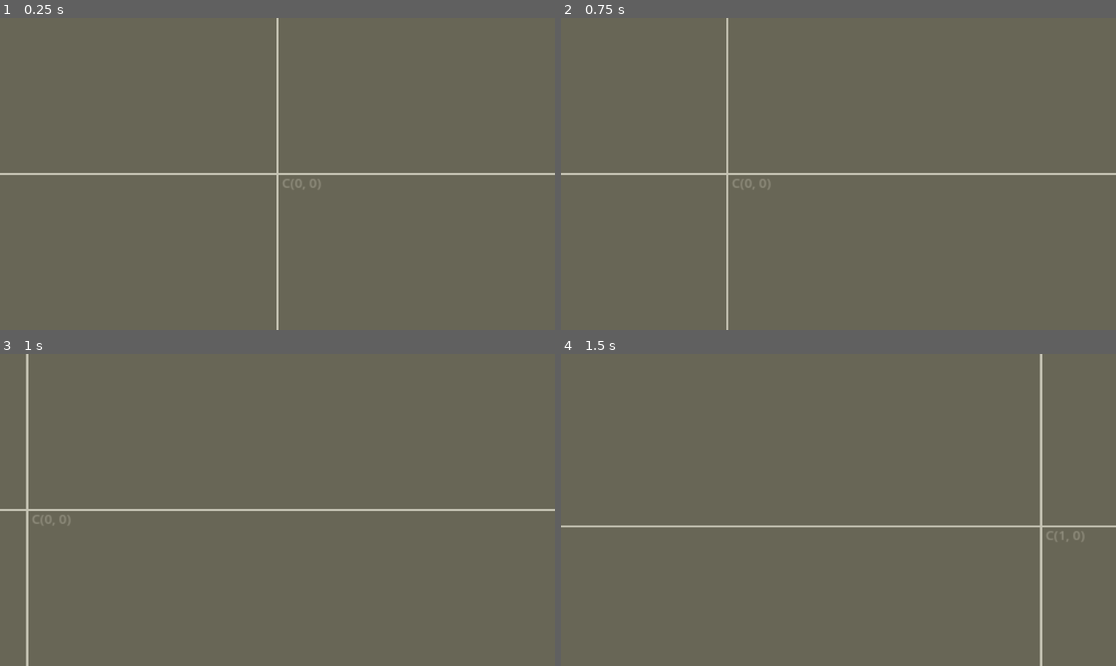
Above: before the commit, frames 1-4 (two rows, left to right).
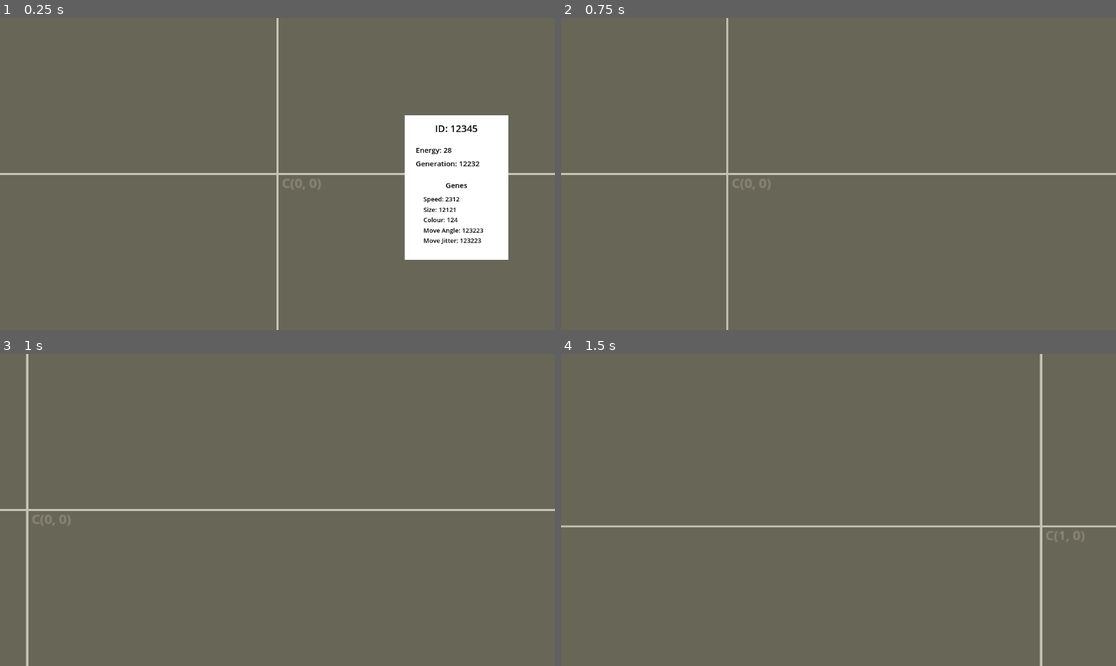
Above: after the commit, the same moments.

Repository: MadAvidCoder/Mutaterra
Game: Godot game, scene res://main.tscn
Two runs of this game, one before a commit and one after it. Both use one fixed random seed, a clock stepped at 60 frames per second and the inputs below.
Inputs (mouse positions are in pixels of both pictures, inside the frame that each line leads up to):
- Up to frame 1 (0.25 s): no input
- Up to frame 2 (0.75 s): tap Enter at 0.5 s; move the mouse to (960, 158) at 0.52 s; hold Right (ui_right) from 0.53 s (still down); click (960, 158) at 0.67 s
- Up to frame 3 (1 s): keep holding Right (ui_right)
- Up to frame 4 (1.5 s): release Right (ui_right) at 1.25 s; drag from (727, 525) to (810, 572) at 1.27 s

The runs differ from the first frame. In frame 1, 8.6% of the frame differs, in the area x 72-92%, y 31-78%; in frame 2, nothing differs; in frame 3, nothing differs; in frame 4, nothing differs.

Commit message:
Add stats popup
Added a stats popup that shows a creature's statistics and genes when you click it

Diff:
--- a/project/creature.gd
+++ b/project/creature.gd
@@ -11,6 +11,8 @@
 var authoritative_pos: Vector2
 var update_timer = 0.0
 var interp_duration = 0.82
+var id = -1
+var generation = 0
 
 const REPRODUCTION_ENERGY_COST = 50
 const REPRODUCTION_COOLDOWN_TIME = 10.0
@@ -100,6 +102,10 @@
 	if energy <= 0:
 		queue_free()
 
+func _input_event(viewport, event, shape_idx):
+	if event is InputEventMouseButton and event.button_index == MOUSE_BUTTON_LEFT and event.pressed:
+		$"../../StatsPopup".set_creature_data(self)
+
 func _pick_new_direction():
 	direction_timer = CHANGE_INTERVAL
 	var nearest_mate
@@ -130,6 +136,9 @@
 	scale = Vector2.ONE * data["genes"].get("size", 1.0)
 	genes = data["genes"]
 
+	id = data["id"] if data.has("id") else -1
+	generation = data["generation"] if data.has("generation") else 0
+
 	speed = genes.get("speed", 10.0)
 	if speed <= 1:
 		speed *= 30
--- a/project/creature.tscn
+++ b/project/creature.tscn
@@ -1,12 +1,18 @@
-[gd_scene load_steps=2 format=3 uid="uid://cgk2t7fsff6wa"]
+[gd_scene load_steps=3 format=3 uid="uid://cgk2t7fsff6wa"]
 
 [ext_resource type="Script" uid="uid://djheqtdtrn463" path="res://creature.gd" id="1_fd6ru"]
 
-[node name="Creature" type="Node2D"]
+[sub_resource type="RectangleShape2D" id="RectangleShape2D_fd6ru"]
+size = Vector2(12, 12)
+
+[node name="Creature" type="Area2D"]
 script = ExtResource("1_fd6ru")
 
 [node name="ColorRect" type="ColorRect" parent="."]
-offset_right = 40.0
-offset_bottom = 40.0
-scale = Vector2(0.373689, 0.373689)
+offset_right = 12.0
+offset_bottom = 12.0
 mouse_filter = 2
+
+[node name="CollisionShape2D" type="CollisionShape2D" parent="."]
+position = Vector2(6, 6)
+shape = SubResource("RectangleShape2D_fd6ru")
--- a/project/main.tscn
+++ b/project/main.tscn
@@ -1,7 +1,8 @@
-[gd_scene load_steps=6 format=3 uid="uid://dvnr76njis8yh"]
+[gd_scene load_steps=7 format=3 uid="uid://dvnr76njis8yh"]
 
 [ext_resource type="Script" uid="uid://d38tmj07vb85n" path="res://main.gd" id="1_ig7tw"]
 [ext_resource type="Script" uid="uid://dmqbukp8bq4jx" path="res://http_request.gd" id="2_0xm2m"]
+[ext_resource type="Script" uid="uid://chltpkkicx4aa" path="res://stats_popup.gd" id="2_7mycd"]
 [ext_resource type="PackedScene" uid="uid://cgk2t7fsff6wa" path="res://creature.tscn" id="3_1bvp3"]
 [ext_resource type="Script" uid="uid://pbt1o87sonu2" path="res://grid_overlay.gd" id="3_h2yge"]
 [ext_resource type="Script" uid="uid://e465oiro0eod" path="res://terrain_overlay.gd" id="4_lquwl"]
@@ -9,6 +10,156 @@
 [node name="Node2D" type="Node2D"]
 scale = Vector2(2.30865, 2.04262)
 script = ExtResource("1_ig7tw")
+
+[node name="StatsPopup" type="CanvasLayer" parent="."]
+offset = Vector2(576, 324)
+transform = Transform2D(1, 0, 0, 1, 576, 324)
+script = ExtResource("2_7mycd")
+
+[node name="ColorRect" type="ColorRect" parent="StatsPopup"]
+offset_left = 264.0
+offset_top = -122.5
+offset_right = 479.0
+offset_bottom = 177.5
+mouse_filter = 2
+
+[node name="ID" type="Label" parent="StatsPopup/ColorRect"]
+layout_mode = 1
+anchors_preset = 5
+anchor_left = 0.5
+anchor_right = 0.5
+offset_left = -93.0
+offset_top = 13.0
+offset_right = 93.0
+offset_bottom = 41.0
+grow_horizontal = 2
+theme_override_colors/font_color = Color(0, 0, 0, 1)
+theme_override_font_sizes/font_size = 20
+text = "ID: 12345"
+horizontal_alignment = 1
+
+[node name="Energy" type="Label" parent="StatsPopup/ColorRect"]
+layout_mode = 1
+anchors_preset = 5
+anchor_left = 0.5
+anchor_right = 0.5
+offset_left = -84.5
+offset_top = 61.0
+offset_right = 41.5
+offset_bottom = 89.0
+grow_horizontal = 2
+theme_override_colors/font_color = Color(0, 0, 0, 1)
+theme_override_font_sizes/font_size = 15
+text = "Energy: 28"
+
+[node name="Generation" type="Label" parent="StatsPopup/ColorRect"]
+layout_mode = 1
+anchors_preset = 5
+anchor_left = 0.5
+anchor_right = 0.5
+offset_left = -84.5
+offset_top = 89.0
+offset_right = 70.5
+offset_bottom = 117.0
+grow_horizontal = 2
+theme_override_colors/font_color = Color(0, 0, 0, 1)
+theme_override_font_sizes/font_size = 15
+text = "Generation: 12232"
+
+[node name="GeneTitle" type="Label" parent="StatsPopup/ColorRect"]
+layout_mode = 1
+anchors_preset = 8
+anchor_left = 0.5
+anchor_top = 0.5
+anchor_right = 0.5
+anchor_bottom = 0.5
+offset_left = -44.5
+offset_top = -16.0
+offset_right = 44.5
+offset_bottom = 12.0
+grow_horizontal = 2
+grow_vertical = 2
+theme_override_colors/font_color = Color(0, 0, 0, 1)
+theme_override_font_sizes/font_size = 15
+text = "Genes"
+horizontal_alignment = 1
+
+[node name="Speed" type="Label" parent="StatsPopup/ColorRect"]
+layout_mode = 1
+anchors_preset = 5
+anchor_left = 0.5
+anchor_right = 0.5
+offset_left = -68.5
+offset_top = 165.0
+offset_right = 53.5
+offset_bottom = 193.0
+grow_horizontal = 2
+theme_override_colors/font_color = Color(0, 0, 0, 1)
+theme_override_font_sizes/font_size = 13
+text = "Speed: 2312"
+
+[node name="Size" type="Label" parent="StatsPopup/ColorRect"]
+layout_mode = 1
+anchors_preset = 5
+anchor_left = 0.5
+anchor_right = 0.5
+offset_left = -68.5
+offset_top = 187.0
+offset_right = 49.5
+offset_bottom = 215.0
+grow_horizontal = 2
+theme_override_colors/font_color = Color(0, 0, 0, 1)
+theme_override_font_sizes/font_size = 13
+text = "Size: 12121"
+
+[node name="Color" type="Label" parent="StatsPopup/ColorRect"]
+layout_mode = 1
+anchors_preset = 5
+anchor_left = 0.5
+anchor_right = 0.5
+offset_left = -68.5
+offset_top = 208.0
+offset_right = 58.5
+offset_bottom = 236.0
+grow_horizontal = 2
+theme_override_colors/font_color = Color(0, 0, 0, 1)
+theme_override_font_sizes/font_size = 13
+text = "Colour: 124"
+
+[node name="Angle" type="Label" parent="StatsPopup/ColorRect"]
+layout_mode = 1
+anchors_preset = 5
+anchor_left = 0.5
+anchor_right = 0.5
+offset_left = -68.5
+offset_top = 230.0
+offset_right = 73.5
+offset_bottom = 258.0
+grow_horizontal = 2
+theme_override_colors/font_color = Color(0, 0, 0, 1)
+theme_override_font_sizes/font_size = 13
+text = "Move Angle: 123223"
+
+[node name="Jitter" type="Label" parent="StatsPopup/ColorRect"]
+layout_mode = 1
+anchors_preset = 5
+anchor_left = 0.5
+anchor_right = 0.5
+offset_left = -68.5
+offset_top = 251.0
+offset_right = 73.5
+offset_bottom = 279.0
+grow_horizontal = 2
+theme_override_colors/font_color = Color(0, 0, 0, 1)
+theme_override_font_sizes/font_size = 13
+text = "Move Jitter: 123223"
+
+[node name="ClickHandler" type="ColorRect" parent="StatsPopup"]
+offset_left = -730.0
+offset_top = -399.0
+offset_right = 789.0
+offset_bottom = 432.0
+color = Color(1, 1, 1, 0)
 
 [node name="CreatureContainer" type="Node2D" parent="."]
 
@@ -31,5 +182,6 @@
 limit_bottom = 1500000000
 position_smoothing_speed = 100.0
 
+[connection signal="gui_input" from="StatsPopup/ClickHandler" to="StatsPopup" method="_on_click_handler_gui_input"]
 [connection signal="chunk_loaded" from="Network" to="." method="_on_chunk_loaded"]
 [connection signal="chunk_updated" from="Network" to="." method="_on_chunk_updated"]
--- /dev/null
+++ b/project/stats_popup.gd
@@ -0,0 +1,33 @@
+extends CanvasLayer
+
+@onready var id = $ColorRect/ID
+@onready var energy = $ColorRect/Energy
+@onready var generation = $ColorRect/Generation
+@onready var speed = $ColorRect/Speed
+@onready var size = $ColorRect/Size
+@onready var color = $ColorRect/Color
+@onready var angle = $ColorRect/Angle
+@onready var jitter = $ColorRect/Jitter
+@onready var click_handler = $ClickHandler
+
+func set_creature_data(creature: Node):
+	speed.text = "Speed: %.2f" % creature.genes.get("speed", 0)
+	size.text = "Size: %.2f" % creature.genes.get("size", 0)
+	color.text = "Color: %.2f" % creature.genes.get("color", 0)
+	angle.text = "Move Angle: %.2f" % creature.genes.get("move_angle", 0)
+	jitter.text = "Move Jitter: %.2f" % creature.genes.get("move_jitter", 0)
+	energy.text = "Energy: %.2f" % creature.energy
+	generation.text = "Generation: %d" % creature.generation
+	var id_val = "N/A" if creature.id == -1 else str(int(creature.id))
+	id.text = "ID: %s" % id_val
+	show()
+
+func _input(event):
+	if event is InputEventKey and event.pressed and event.keycode == KEY_ESCAPE:
+		hide()
+		get_viewport().set_input_as_handled()
+
+func _on_click_handler_gui_input(event: InputEvent) -> void:
+	if event is InputEventMouseButton and event.pressed:
+		hide()
+		get_viewport().set_input_as_handled()
Not shown, added: project/stats_popup.gd.uid
